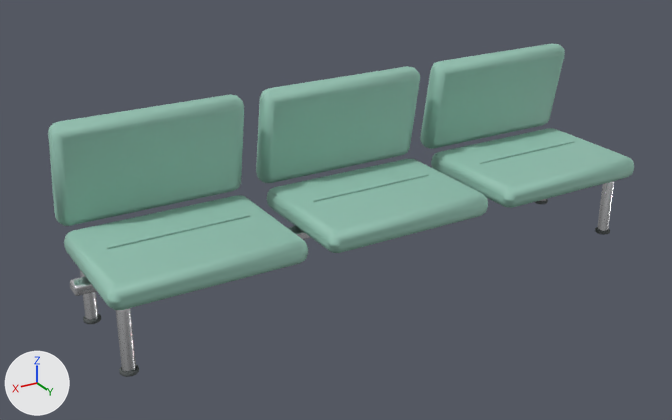
An edit to the glTF model assets/modelos/tp/banco.glb, drawn before and after from the same camera.
Camera for both pictures: a 50 mm lens placed at (1.4, 2.122, 1.295), pointed at (0.103, -0.039, 0.214). Every picture has the same lights, and +X, +Y and +Z are marked at lower left. The first picture is the older version. Where no turn or scale is listed for an object, it has been applied to the vertices.

The scene before the commit, as lines of its bpy script (objects in view):
```python
me_cube = bpy.data.meshes.new('Cube')
me_cube.from_pydata(...)  # 96 vertices, 188 faces; spans x -0.27..0.27, y -0.2..0.2, z -0.035..0.035
me_cube.materials.append(mat_banco_cojin)  # greyish green #95c4b3
me_cube_001 = bpy.data.meshes.new('Cube.001')
me_cube_001.from_pydata(...)  # 96 vertices, 188 faces; spans x -0.27..0.27, y -0.055..0.055, z -0.149..0.149
me_cube_001.materials.append(mat_banco_cojin)  # greyish green #95c4b3
me_cube_004 = bpy.data.meshes.new('Cube.004')
me_cube_004.from_pydata(...)  # 96 vertices, 188 faces; spans x -0.27..0.27, y -0.055..0.055, z -0.149..0.149
me_cube_004.materials.append(mat_banco_cojin)  # greyish green #95c4b3
ob_asiento0 = bpy.data.objects.new('asiento0', me_cube)
ob_asiento0.location = (-0.6, 0.02, 0.24)
ob_respaldo0 = bpy.data.objects.new('respaldo0', me_cube_001)
ob_respaldo0.location = (-0.6, -0.19, 0.42)
ob_respaldo1 = bpy.data.objects.new('respaldo1', me_cube_004)
ob_respaldo1.location = (0.0, -0.19, 0.42)
# also in view: 'asiento1' at (0.0, 0.02, 0.24); 'asiento2' at (0.6, 0.02, 0.24); 'pata0.820.15' at (0.82, 0.15, 0.095); 'respaldo2' at (0.6, -0.19, 0.42)
```
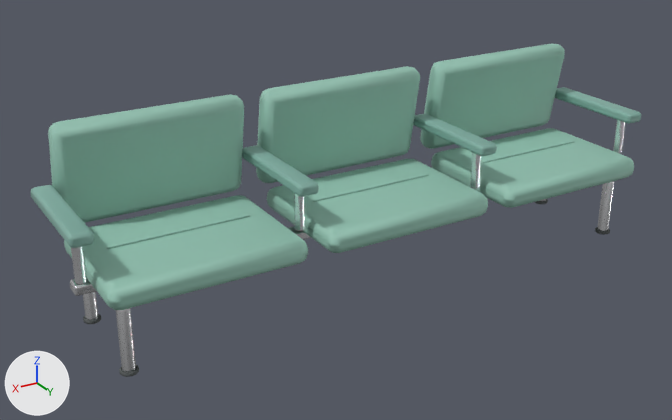
What changed in the scene script:
```text
Add mat_banco_reposa:
    mat_banco_reposa = principled_material('banco_reposa')
    mat_banco_reposa.base_color = (0.22, 0.42, 0.36)  # greyish green #81ada2
Add me_cylinder_003_1:
    me_cylinder_003_1.from_pydata(...)  # 60 vertices, 116 faces; spans x -0.0133..0.0133, y -0.014..0.014, z -0.06..0.06
    me_cylinder_003_1.materials.append(mat_cromo)  # white #edeff1
Add me_cube_013:
    me_cube_013.from_pydata(...)  # 56 vertices, 108 faces; spans x -0.03..0.03, y -0.18..0.18, z -0.018..0.018
    me_cube_013.materials.append(mat_banco_reposa)  # greyish green #81ada2
Add ob_reposa_pie0_9:
    ob_reposa_pie0_9 = bpy.data.objects.new('reposa_pie0.9', me_cylinder_003_1)
    ob_reposa_pie0_9.location = (0.9, 0.1, 0.31)
Add ob_reposa_pie0_3:
    ob_reposa_pie0_3 = bpy.data.objects.new('reposa_pie0.3', me_cylinder_003_1.copy())
    ob_reposa_pie0_3.location = (0.3, 0.1, 0.31)
Add ob_reposa_pie_0_9:
    ob_reposa_pie_0_9 = bpy.data.objects.new('reposa_pie-0.9', me_cylinder_003_1.copy())
    ob_reposa_pie_0_9.location = (-0.9, 0.1, 0.31)
Add ob_reposa_pie_0_3:
    ob_reposa_pie_0_3 = bpy.data.objects.new('reposa_pie-0.3', me_cylinder_003_1.copy())
    ob_reposa_pie_0_3.location = (-0.3, 0.1, 0.31)
Add ob_reposa0_9:
    ob_reposa0_9 = bpy.data.objects.new('reposa0.9', me_cube_013)
    ob_reposa0_9.location = (0.9, -0.02, 0.385)
Add ob_reposa0_3:
    ob_reposa0_3 = bpy.data.objects.new('reposa0.3', me_cube_013.copy())
    ob_reposa0_3.location = (0.3, -0.02, 0.385)
Add ob_reposa_0_9:
    ob_reposa_0_9 = bpy.data.objects.new('reposa-0.9', me_cube_013.copy())
    ob_reposa_0_9.location = (-0.9, -0.02, 0.385)
Add ob_reposa_0_3:
    ob_reposa_0_3 = bpy.data.objects.new('reposa-0.3', me_cube_013.copy())
    ob_reposa_0_3.location = (-0.3, -0.02, 0.385)
```

Pixel boxes (x1, y1, x2, y2) of what changed, in the pictures (672 x 420 px):
'reposa0.9', added
    after: (30, 185, 94, 248)
'reposa0.3', added
    after: (242, 145, 319, 197)
'reposa-0.3', added
    after: (413, 114, 497, 156)
'reposa-0.9', added
    after: (555, 87, 641, 124)
'reposa_pie0.9', added
    after: (71, 246, 87, 285)
'reposa_pie0.3', added
    after: (294, 193, 305, 231)
'reposa_pie-0.3', added
    after: (470, 152, 481, 188)
'reposa_pie-0.9', added
    after: (613, 120, 625, 154)
